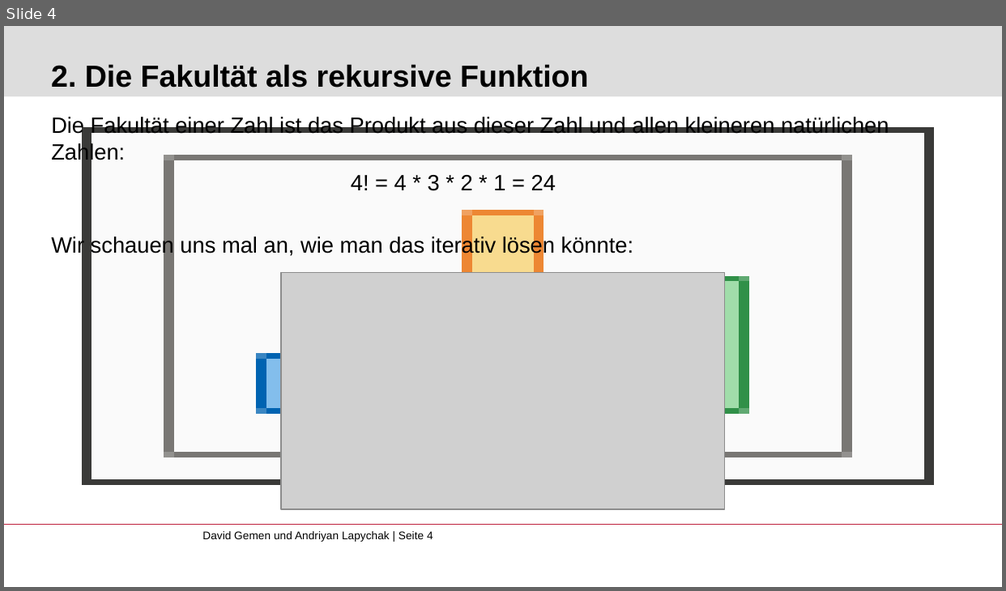
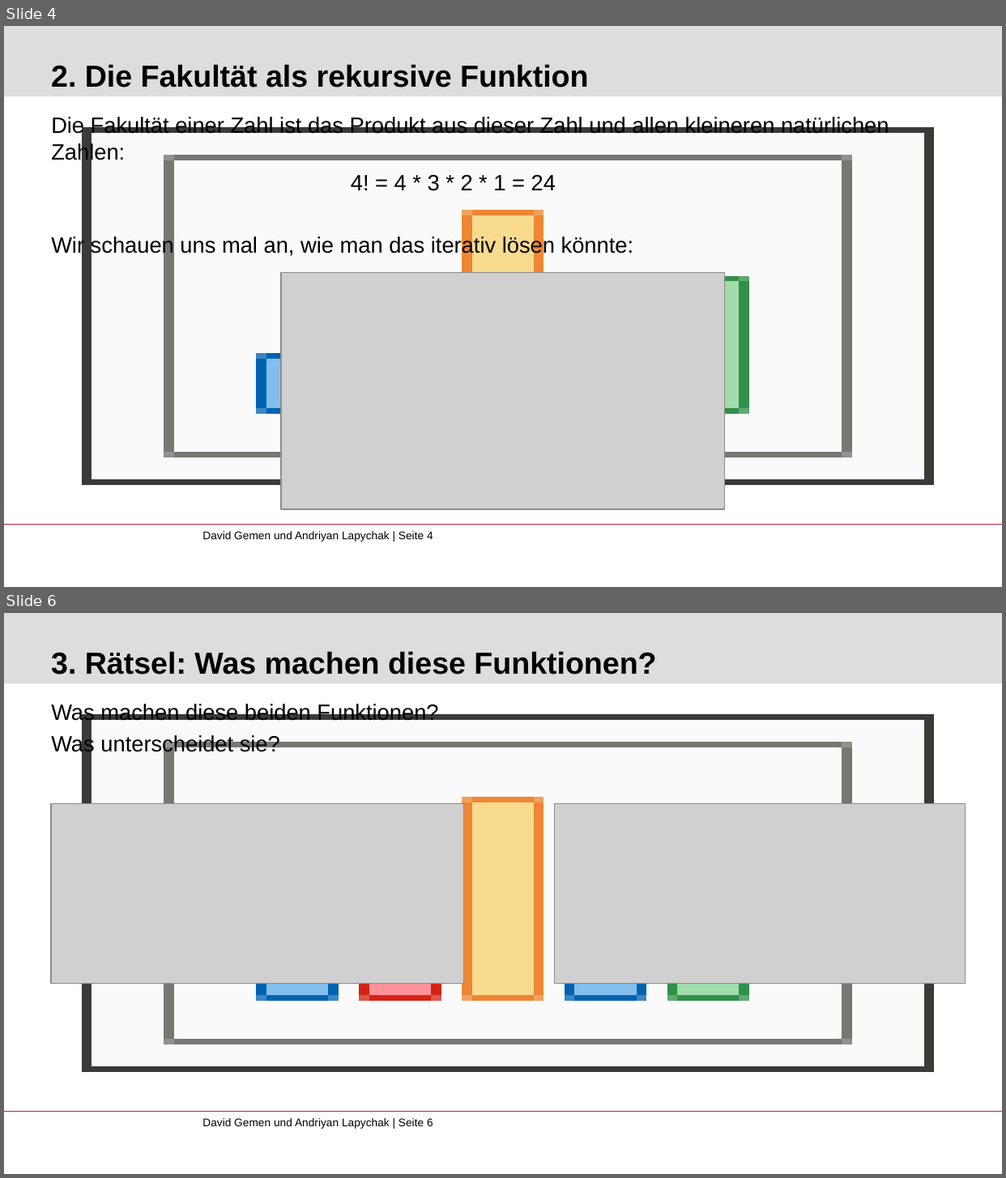
Before and after one commit to gemdav/Programmieren-1-Tutorium, a slide deck: slides/08_recursion_1.pptx. Shown one above the other, each under a label of ours: slide 4 before the commit, slides 4 and 6 after it; the slides between them are not shown. The pictures are 1006x591 and 1006x1178 pixels, drawn with LibreOffice and Linux fonts; fonts in the diff are those of the drawing; grey boxes stand for pictures; background and template pictures are left out. Boxes give left, top, right and bottom in pixels: in the first picture for what was removed or moved away, otherwise in the second. Text is boxed around its words. In the diff, an @@ line names an element or a change of style, - is before the commit and + after.

```diff
--- a/slides/08_recursion_1.pptx
+++ b/slides/08_recursion_1.pptx
@@ slide 6 added at (x1=4, y1=613, x2=1002, y2=1174), background #FFFFFF; not listed: 3 template elements that a slide beside it also shows @@
@@ title added at (x1=51, y1=651, x2=656, y2=675), 22 pt, text #000000, bold @@
+3. Rätsel: Was machen diese Funktionen?
@@ text added at (x1=51, y1=704, x2=438, y2=756), 16 pt, text #000000 @@
+Was machen diese beiden Funktionen?
+Was unterscheidet sie?
@@ picture added at (x1=51, y1=803, x2=463, y2=983) @@
@@ picture added at (x1=554, y1=803, x2=965, y2=983) @@
```
Also in this commit, not shown: 6 slides changed, 21 other files.
